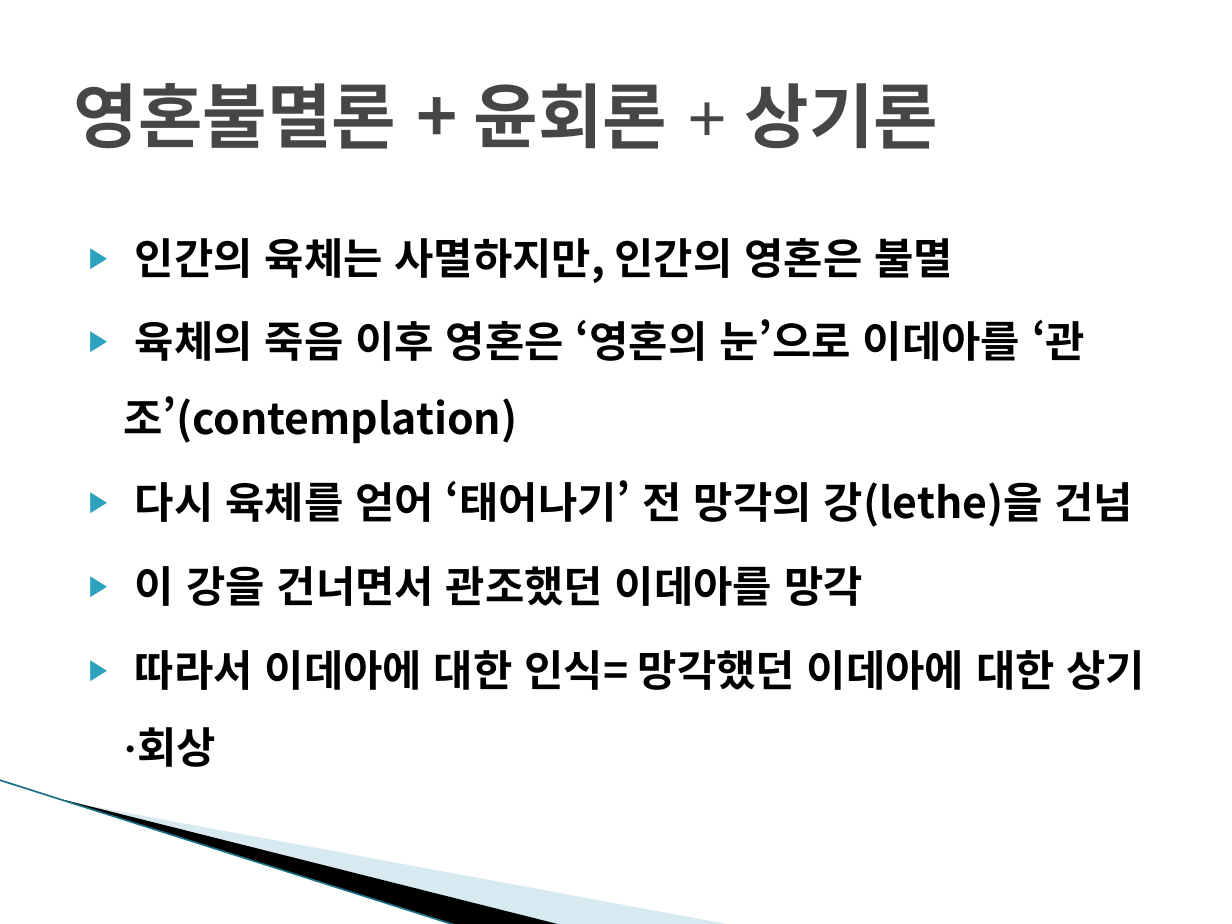
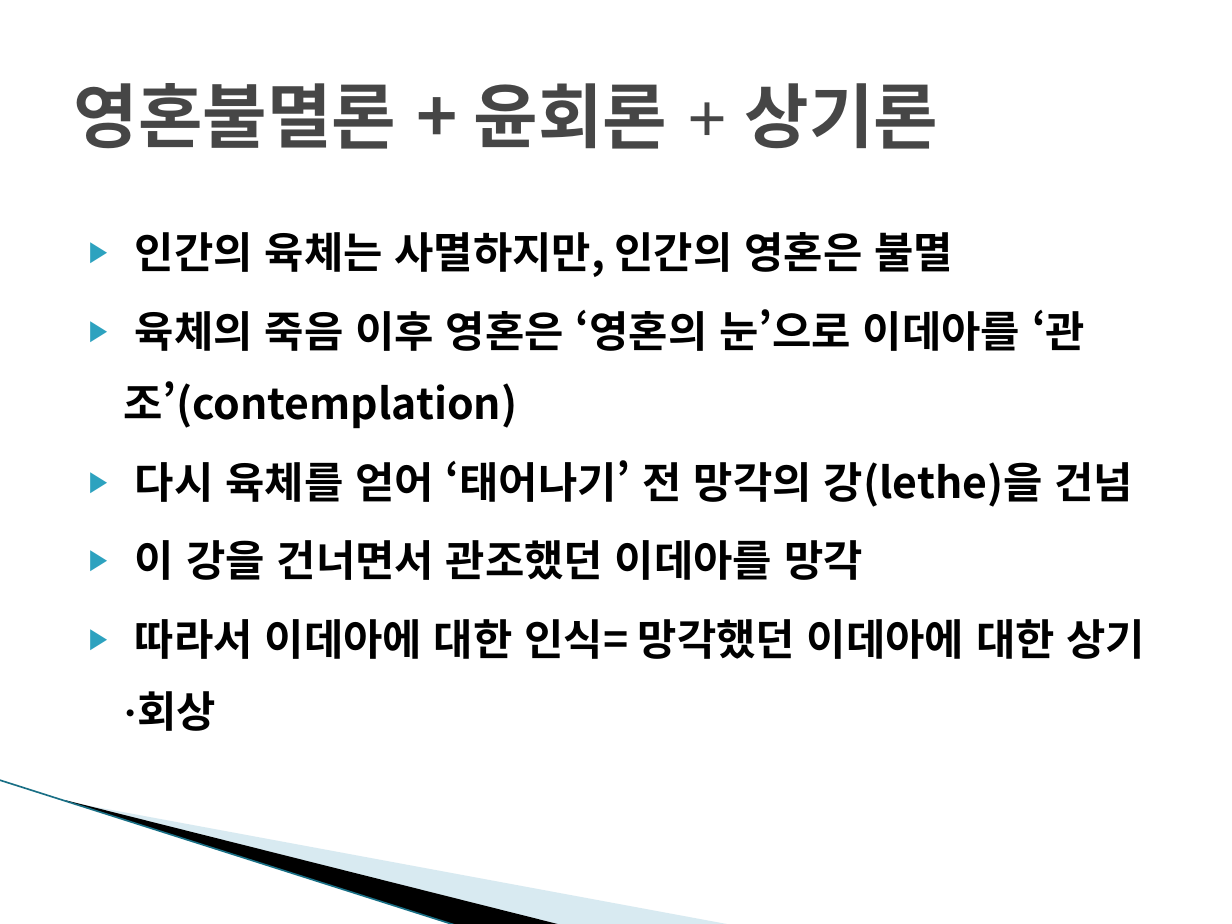
Before and after one commit to dw5450/3rd_grade_study, a slide deck: slide 7 of 윤리와철학/6주%28플라톤 데카르트 매트릭스%29.pptx. Drawn at 1232x924 pixels with LibreOffice and Linux fonts; fonts in the diff are those of the drawing; background and template pictures are left out. Boxes give left, top, right and bottom in pixels: in the first picture for what was removed or moved away, otherwise in the second. Text is boxed around its words. In the diff, an @@ line names an element or a change of style, - is before the commit and + after.

```diff
--- a/윤리와철학/6주%28플라톤 데카르트 매트릭스%29.pptx
+++ b/윤리와철학/6주%28플라톤 데카르트 매트릭스%29.pptx
@@ text "인간의 육체는 사멸하지만, 인간의 영혼은 ..." at bbox=[123, 232, 1146, 731]: line spacing 1.5 to 1.4 @@
```
Also in this commit, not shown: 10 other slides changed, 39 other files.
